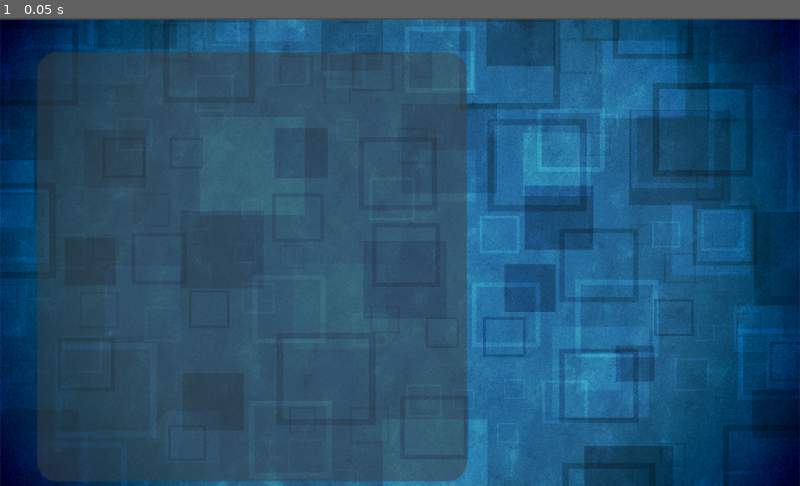
Above: before the commit, frame 1.
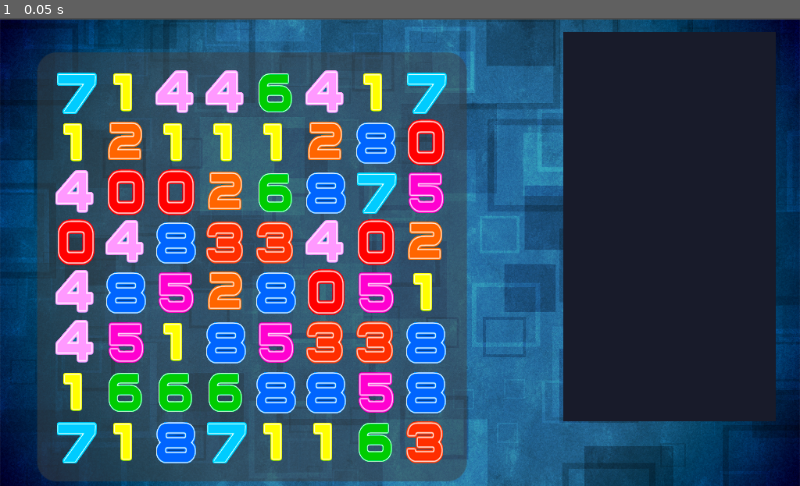
Above: after the commit, the same moment.

Repository: diegopatrik/Projeto-Connect10
Game: Godot game, scene res://Scenes/Game.tscn
The game is run twice, just before and just after one commit, with the same random seed, the same clock (stepped at 60 frames per second) and the same inputs. The project has no main scene, so this scene is started directly.
Inputs:
- Up to frame 1 (0.05 s): no input

The runs differ from the first frame. In frame 1, 41% of the frame differs, in the area x 6-97%, y 2-96%.

Commit message:
Numbers position ok

Diff:
--- a/Scenes/Game.tscn
+++ b/Scenes/Game.tscn
@@ -1,6 +1,6 @@
 [gd_scene load_steps=5 format=2]
 
-[ext_resource path="res://Scenes/Game.gd" type="Script" id=1]
+[ext_resource path="res://Scripts/Game.gd" type="Script" id=1]
 [ext_resource path="res://Sprites/cool-background.jpg" type="Texture" id=2]
 [ext_resource path="res://Sprites/background2.png" type="Texture" id=3]
 
@@ -31,6 +31,9 @@
 occluder_light_mask = 1
 format = 1
 tile_data = PoolIntArray(  )
+__meta__ = {
+"_edit_lock_": true
+}
 
 [node name="background" type="Sprite" parent="." index="1"]
 
@@ -45,3 +48,25 @@
 
 position = Vector2( 322.616, 319.084 )
 texture = ExtResource( 3 )
+__meta__ = {
+"_edit_lock_": true
+}
+
+[node name="ColorRect" type="ColorRect" parent="." index="3"]
+
+anchor_left = 0.0
+anchor_top = 0.0
+anchor_right = 0.0
+anchor_bottom = 0.0
+margin_left = 721.0
+margin_top = 18.0
+margin_right = 993.0
+margin_bottom = 517.0
+rect_pivot_offset = Vector2( 0, 0 )
+rect_clip_content = false
+mouse_filter = 0
+mouse_default_cursor_shape = 0
+size_flags_horizontal = 1
+size_flags_vertical = 1
+color = Color( 0.0944824, 0.105965, 0.167969, 1 )
+_sections_unfolded = [ "Mouse" ]
--- a/Scenes/Number.tscn
+++ b/Scenes/Number.tscn
@@ -1,13 +1,16 @@
 [gd_scene load_steps=3 format=2]
 
-[ext_resource path="res://Number.gd" type="Script" id=1]
+[ext_resource path="res://Scripts/Number.gd" type="Script" id=1]
 [ext_resource path="res://Sprites/1.png" type="Texture" id=2]
 
 [node name="Number" type="Node2D"]
 
+position = Vector2( 32, 32 )
+z_index = 1
 script = ExtResource( 1 )
+_sections_unfolded = [ "Transform", "Z Index" ]
 
 [node name="Sprite" type="Sprite" parent="." index="0"]
 
-position = Vector2( 501.978, 287.039 )
 texture = ExtResource( 2 )
+_sections_unfolded = [ "Transform" ]
--- a/Scenes/Game.gd
+++ b/Scripts/Game.gd
@@ -10,10 +10,10 @@
 
 	for x in range(1,9):
 		for i in range(1,9):
-			print(str(x) +  " e " + str(i))
 			var node = number.instance()
+			node.position = $Grid.map_to_world(Vector2(x,i)) + Vector2(32,32)
+			print("Pos: " + str(node.position))
 			$Grid.add_child(node)
-			node.position = $Grid.map_to_world( Vector2(x,i))
 
 
 
--- a/Number.gd
+++ b/Scripts/Number.gd
@@ -7,13 +7,10 @@
 var number
 var value
 
-func _init():
+func _ready():
 	randomize()
 	number = int( rand_range(0,9) )
 	value = number
-
-func _ready():
-
 	$Sprite.set("texture", load("res://Sprites/" + str(number) + ".png"))
 
 
